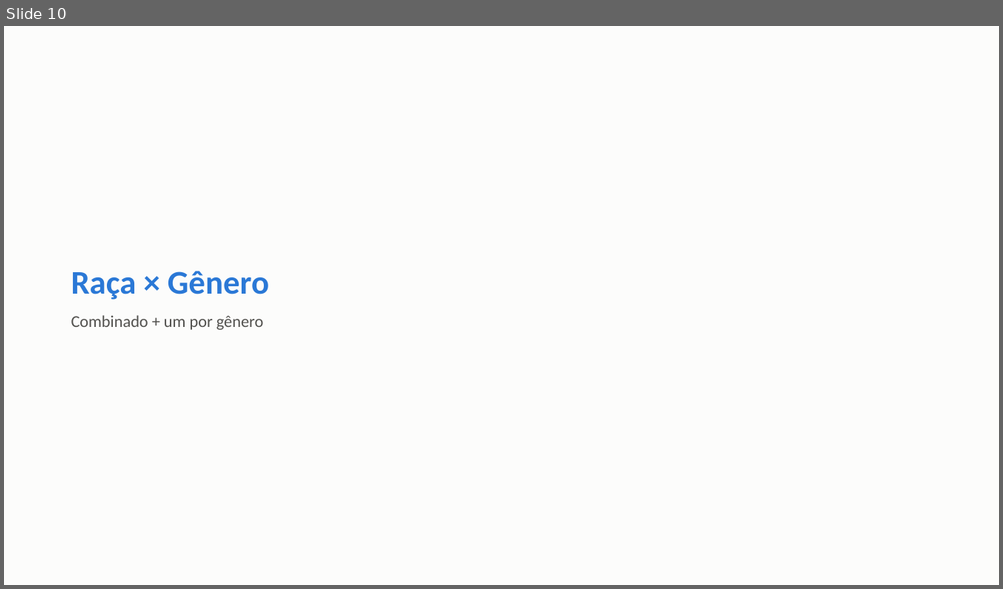
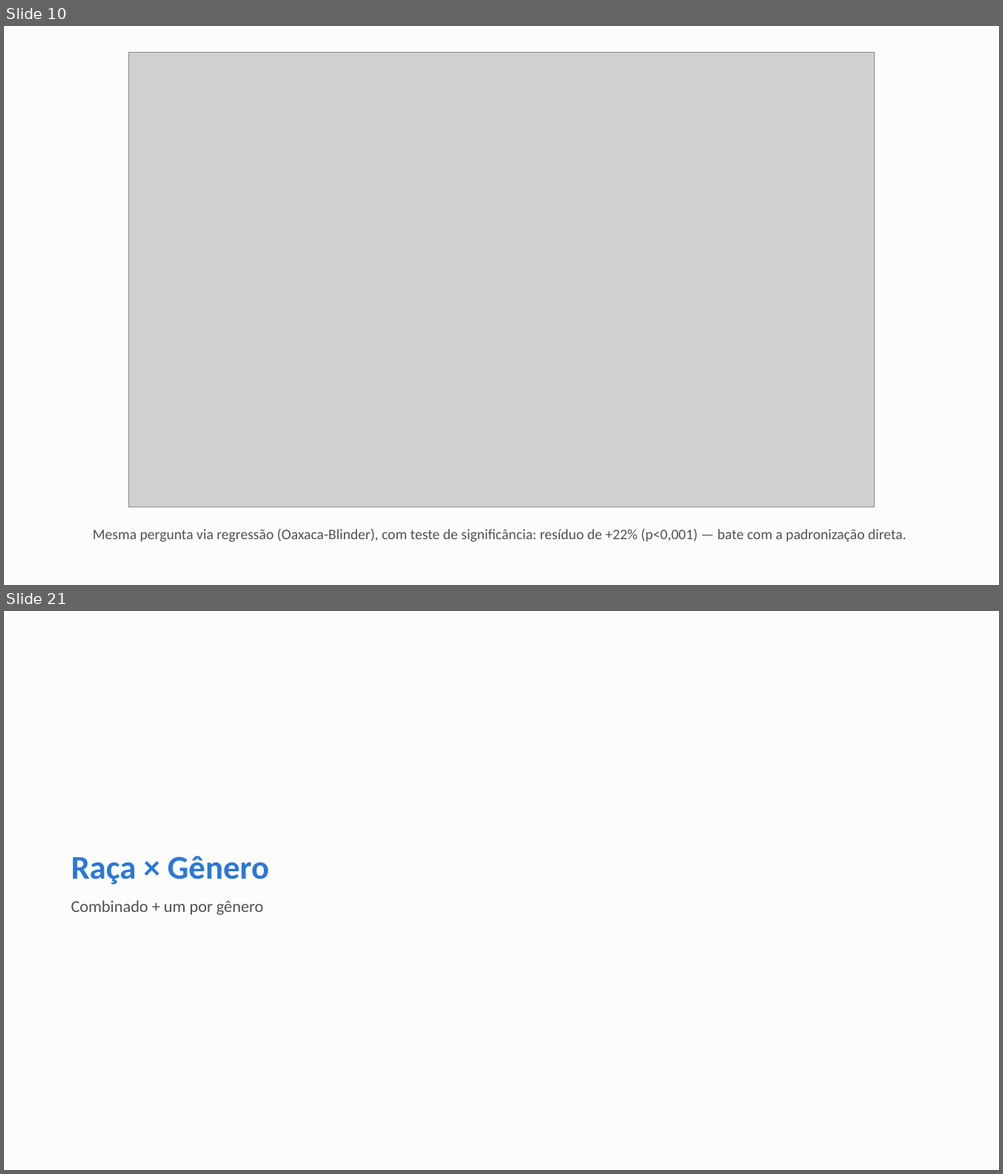
Before and after one commit to FelipeSantanaJ/Hub-Racial-Brasil, a slide deck: docs/Datahub_Racial_Brasil_Fase1.pptx. Shown one above the other, each under a label of ours: slide 10 before the commit, slides 10 and 21 after it; the slides between them are not shown. The pictures are 1003x589 and 1003x1174 pixels, drawn with LibreOffice and Linux fonts; fonts in the diff are those of the drawing; grey boxes stand for pictures. Boxes give left, top, right and bottom in pixels: in the first picture for what was removed or moved away, otherwise in the second. Text is boxed around its words. In the diff, an @@ line names an element or a change of style, - is before the commit and + after.

Commit message:
Aprofunda a Fase 1: Oaxaca-Blinder, hiato regional, segregação, quebra estrutural
Aplica teste de significância formal ao resíduo da decomposição do hiato
Branca-Negra via regressão (Oaxaca-Blinder + RIF por quantil, novas funções
em pnadc_core.py, validadas com dado sintético) — resíduo de +22% (p<0,001),
convergindo com os 24% da padronização direta. Descobre um padrão em U: o
hiato residual é menor na mediana (~15%) e maior na base (~31%) e no topo
(~36%) da distribuição de renda.

Adiciona: hiato racial por Região (Welch), índice de segregação ocupacional
de Duncan, teste de quebra estrutural (tipo Chow) nos 3 eventos já mapeados
(reforma trabalhista, reforma da previdência, recessão 2015-16) — os 3
significativos. Traz 4 variáveis novas da PNAD: informalidade/carteira
assinada, renda por hora (mostra que o hiato não vem de jornada menor),
alfabetização (60+) e desalento entre quem está fora da força de trabalho.

Corrige um bug real de decodificação (VD4009 zero-padded, dava NULL
silencioso) e descarta frequência escolar (V3014) por cobertura amostral
não explicada (~6-8%, não bate com rotação de painel nem com V3001).

53 gráficos (era 44), apresentação com 69 slides (era 58).

```diff
--- a/docs/Datahub_Racial_Brasil_Fase1.pptx
+++ b/docs/Datahub_Racial_Brasil_Fase1.pptx
@@ slide 10 added at box(4, 26, 999, 585), background #FCFCFB @@
@@ picture added at box(128, 52, 874, 507) @@
@@ text added at box(93, 529, 906, 543), 14 pt, text #52514E @@
+Mesma pergunta via regressão (Oaxaca-Blinder), com teste de significância: resíduo de +22% (p<0,001) — bate com a padronização direta.
@@ what was slide 10 is now slide 21 @@
```
Also in this commit, not shown: 10 other slides added, 34 other files.
